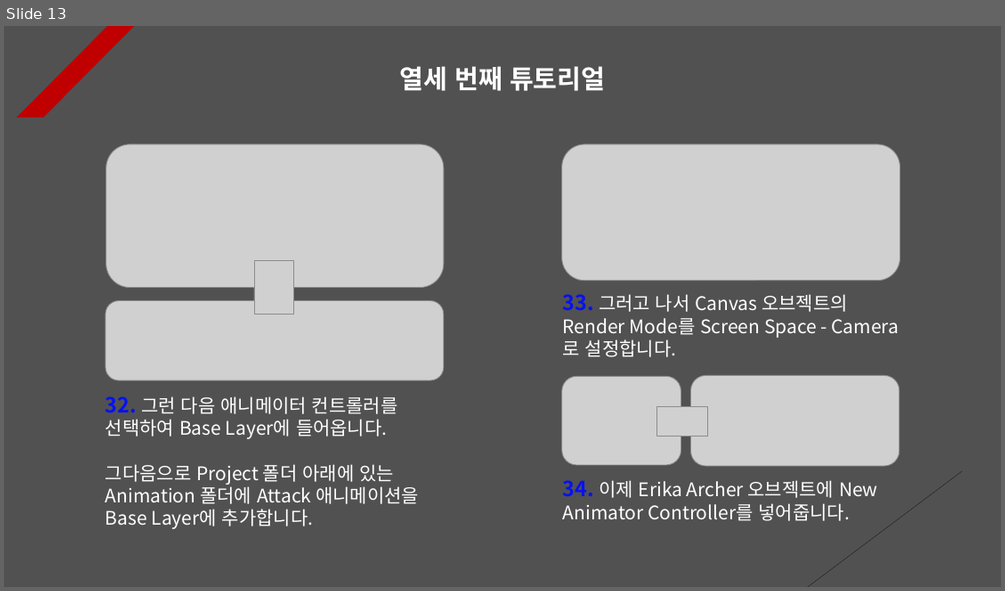
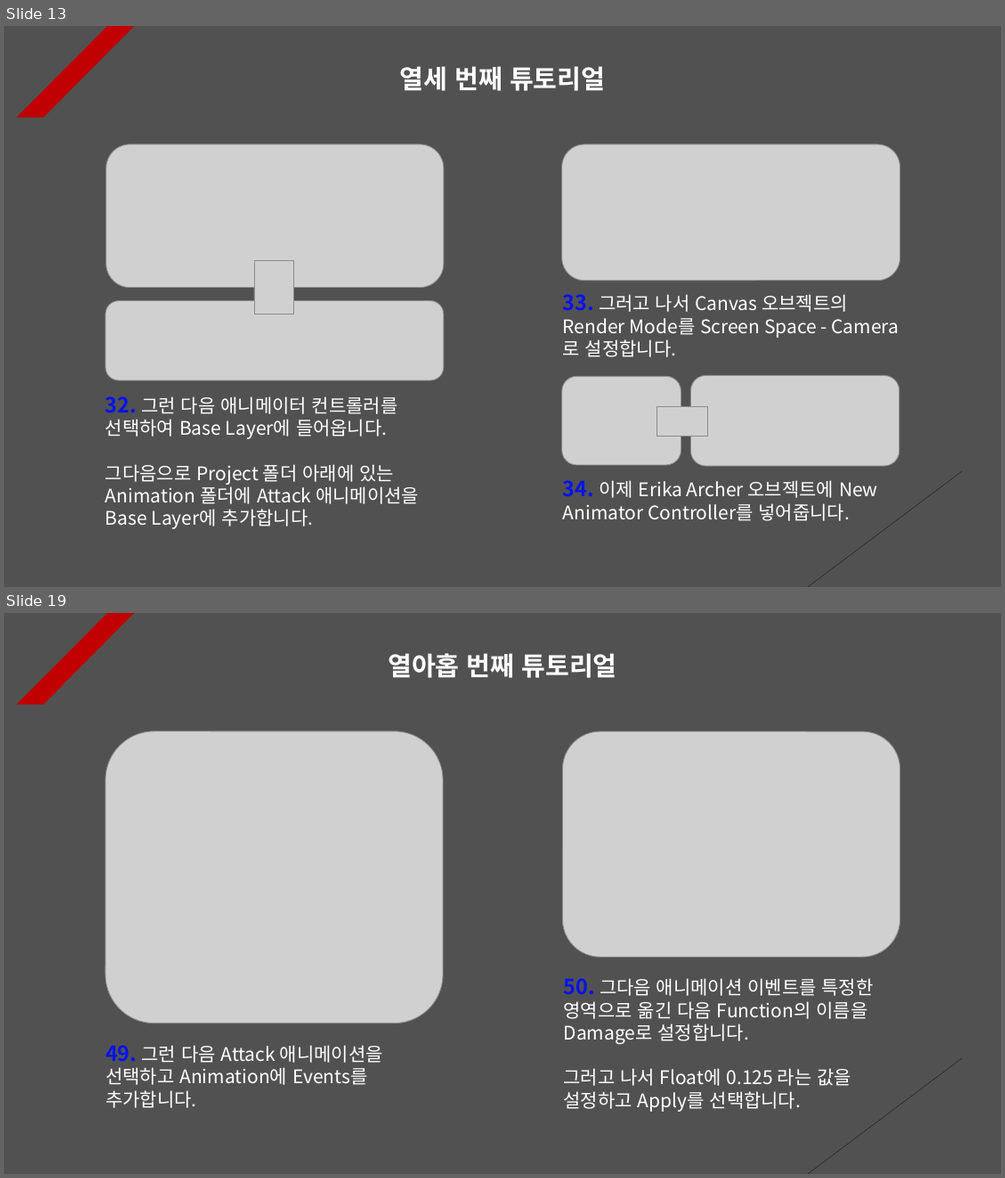
Before and after one commit to Unity2033/3D-UnityEngine, a slide deck: Assets/Animation Retargeting/PPT Data/Animation Retargeting Example.pptx. Shown one above the other, each under a label of ours: slide 13 before the commit, slides 13 and 19 after it; the slides between them are not shown. The pictures are 1005x591 and 1005x1178 pixels, drawn with LibreOffice and Linux fonts; fonts in the diff are those of the drawing; grey boxes stand for pictures. Boxes give left, top, right and bottom in pixels: in the first picture for what was removed or moved away, otherwise in the second. Text is boxed around its words. In the diff, an @@ line names an element or a change of style, - is before the commit and + after.

```diff
--- a/Assets/Animation Retargeting/PPT Data/Animation Retargeting Example.pptx
+++ b/Assets/Animation Retargeting/PPT Data/Animation Retargeting Example.pptx
@@ slide 19 added at [4,613,1001,1174], background #515151; not listed: 2 template elements that a slide beside it also shows @@
@@ text added at [388,653,616,678], 25 pt, text #FFFFFF, bold @@
+열아홉 번째 튜토리얼
@@ picture added at [105,731,443,1022] @@
@@ picture added at [563,731,900,957] @@
@@ text added at [564,978,874,1111], 18 pt, text #FFFFFF @@
+50. 그다음 애니메이션 이벤트를 특정한 영역으로 옮긴 다음 Function의 이름을 Damage로 설정합니다.
+그러고 나서 Float에 0.125 라는 값을 설정하고 Apply를 선택합니다.
@@ text added at [105,1045,383,1108], 18 pt, text #FFFFFF @@
+49. 그런 다음 Attack 애니메이션을 선택하고 Animation에 Events를 추가합니다.
```
Also in this commit, not shown: 1 slide changed, 5 other slides added, 4 other files.
